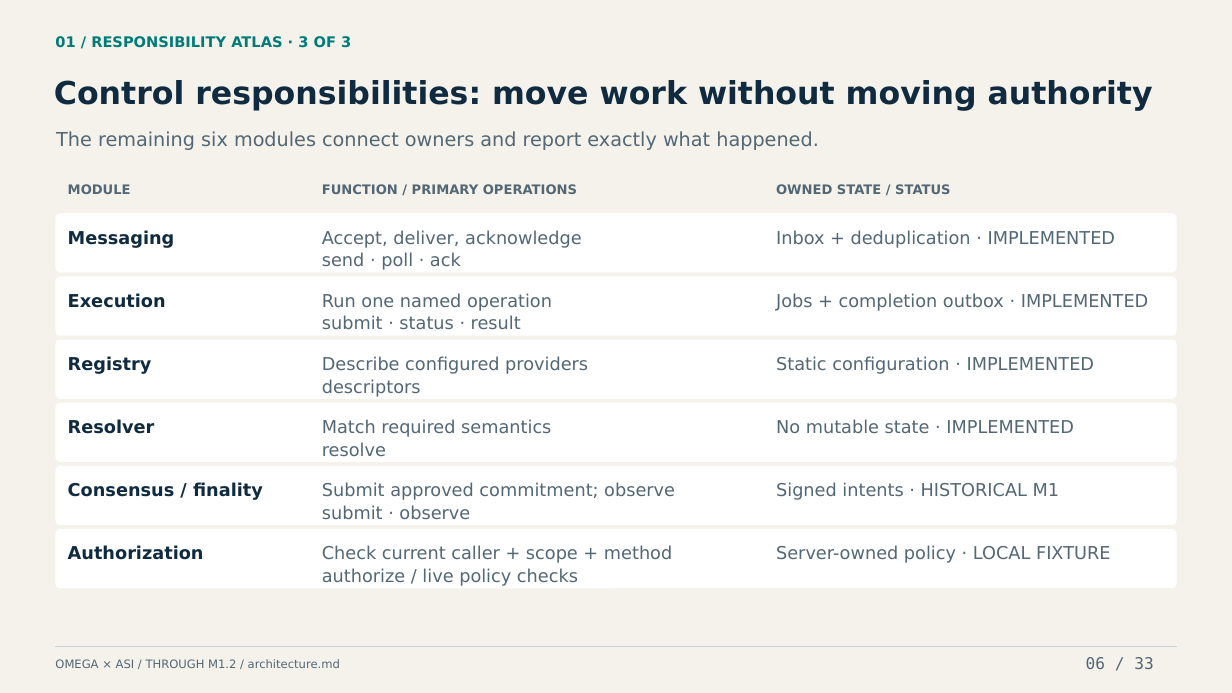
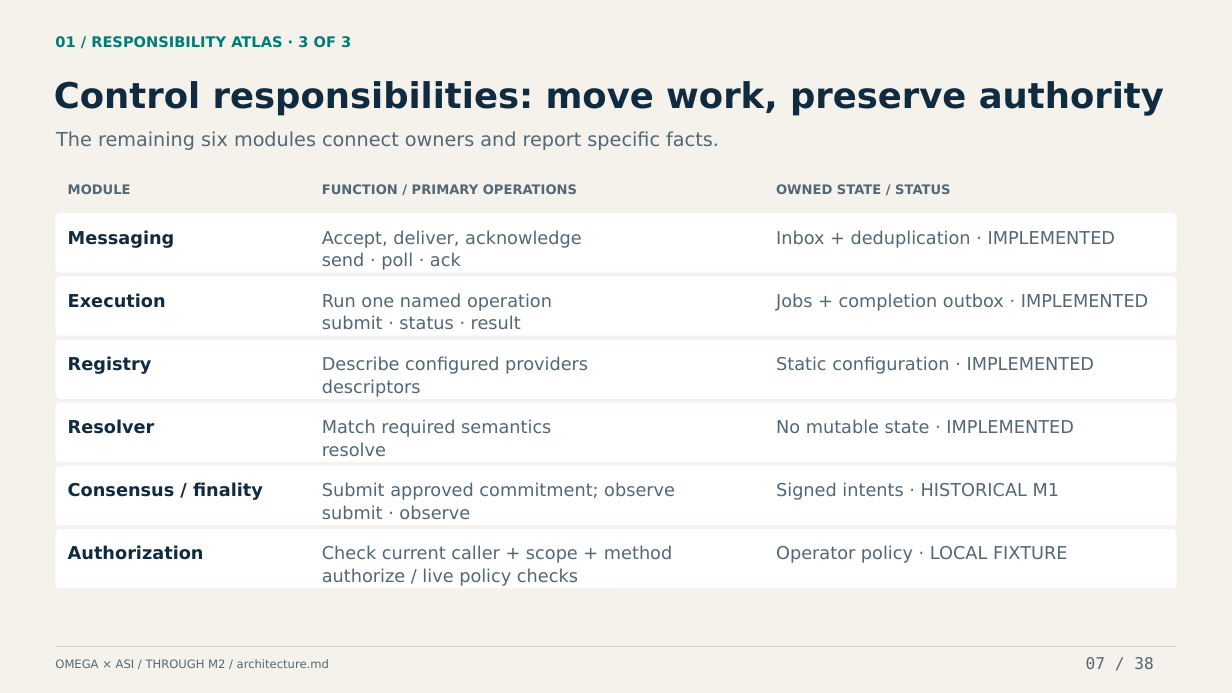
Before and after one commit to machieke/fusion-module-interfaces, a slide deck: slide 7 of docs/presentation/omega-asi-module-interfaces.pptx (slide 6 before the commit). Drawn at 1232x693 pixels with LibreOffice and Linux fonts; fonts in the diff are those of the drawing. Boxes give left, top, right and bottom in pixels: in the first picture for what was removed or moved away, otherwise in the second. Text is boxed around its words. In the diff, an @@ line names an element or a change of style, - is before the commit and + after.

Commit message:
Update conference deck through M2 with an ELI16 executive summary

```diff
--- a/docs/presentation/omega-asi-module-interfaces.pptx
+++ b/docs/presentation/omega-asi-module-interfaces.pptx
@@ text at box(54, 81, 1164, 116): text changed; size 24.6 to 27.6 pt @@
-Control responsibilities: move work without moving authority
+Control responsibilities: move work, preserve authority
@@ text at box(56, 131, 719, 150): text changed @@
-The remaining six modules connect owners and report exactly what happened.
+The remaining six modules connect owners and report specific facts.
@@ text at box(776, 545, 1067, 563): text changed @@
-Server-owned policy · LOCAL FIXTURE
+Operator policy · LOCAL FIXTURE
@@ text at box(55, 659, 329, 668): text changed @@
-OMEGA × ASI / THROUGH M1.2 / architecture.md
+OMEGA × ASI / THROUGH M2 / architecture.md
@@ text at box(1086, 657, 1153, 669): text changed @@
-06 / 33
+07 / 38
```
Also in this commit, not shown: 8 other slides changed, 29 slides added, 24 slides removed, 47 other files.
